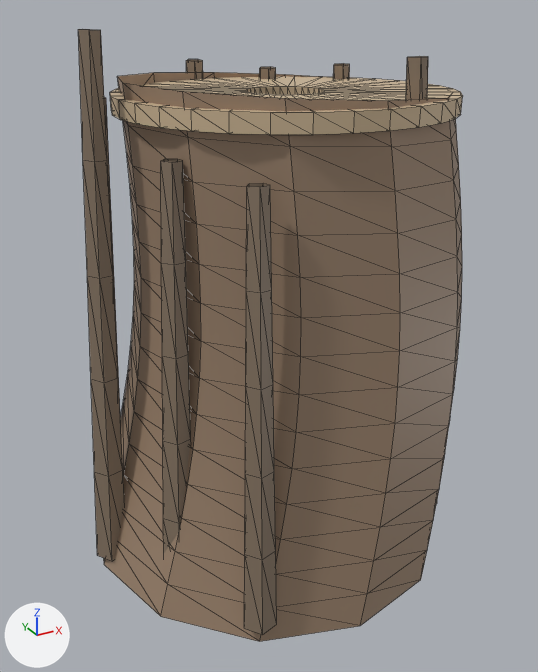
Renders of the glTF model game/models/environment/taiga_stump.glb from each side of a commit.
Camera for both pictures: a 50 mm camera at (-0.744, -1.374, 1.189) aimed at (0.003, -0.017, 0.51). The lights are fixed; the arrows at lower left show +X, +Y and +Z. The first picture is the older version. Mesh edges are drawn as thin lines.

The scene before the commit, as lines of its bpy script (objects in view):
```python
me_taiga_stump = bpy.data.meshes.new('taiga_stump')
me_taiga_stump.from_pydata(...)  # 668 vertices, 1192 faces; spans x -0.433..0.465, y -0.42..0.43, z -0.02..1.157
me_taiga_stump.materials.append(mat_defaultmaterial)
ob_taiga_stump = bpy.data.objects.new('taiga_stump', me_taiga_stump)
ob_taiga_stump.location = (0.0, 0.0, 0.0)
```
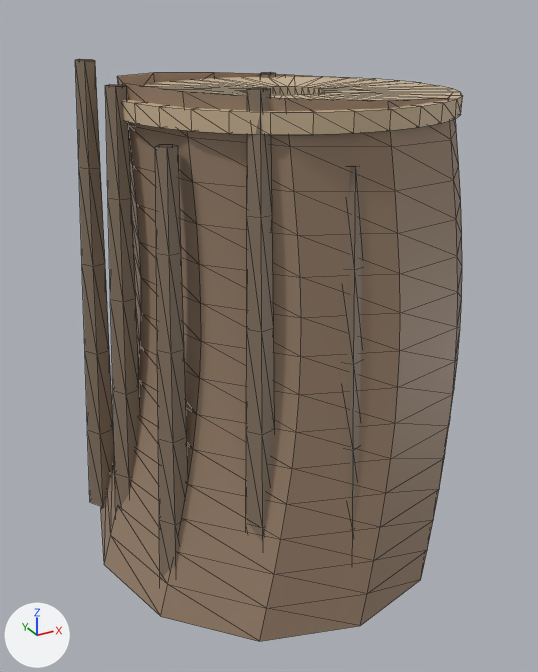
Changed parts and their boxes [x1, y1, x2, y2] in the pictures (538 x 672 px; the box of a moved part takes in the faces that stretch with it):
'taiga_stump', reshaped
    before: [78, 29, 463, 642]
    after: [75, 59, 463, 642]
part 1 of me_taiga_stump, moved or reshaped (not visible afterwards)
    before: [334, 63, 350, 79]
part 2 of me_taiga_stump, moved or reshaped (mostly hidden)
    before: [260, 67, 276, 79]
    after: [260, 72, 276, 78]
part 3 of me_taiga_stump, moved or reshaped (not visible afterwards)
    before: [186, 59, 203, 79]
part 4 of me_taiga_stump, moved or reshaped (mostly hidden before)
    before: [104, 97, 121, 422]
    after: [75, 59, 114, 507]
part 5 of me_taiga_stump, moved or reshaped
    before: [78, 29, 124, 561]
    after: [105, 84, 140, 513]
part 6 of me_taiga_stump, moved or reshaped
    before: [161, 159, 191, 553]
    after: [155, 145, 188, 581]
part 7 of me_taiga_stump, moved or reshaped
    before: [244, 183, 277, 635]
    after: [246, 88, 275, 543]
part 8 of me_taiga_stump, moved or reshaped (not visible before)
    after: [345, 166, 361, 539]
part 9 of me_taiga_stump, moved or reshaped (not visible afterwards)
    before: [406, 56, 428, 100]

The edits, one by one:
me_taiga_stump is used by ob_taiga_stump; location (0.0, 0.0, 0.0).
me_taiga_stump had 668 vertices, 1192 faces and spanned x -0.433..0.465, y -0.42..0.43, z -0.02..1.157.
me_taiga_stump now has 668 vertices, 1192 faces and spans x -0.42..0.465, y -0.42..0.42, z -0.02..1.098.
me_taiga_stump part 1: the loose piece of 30 vertices spanning x 0.28..0.377, y 0.154..0.235, z 0.048..1.071 is scaled about its middle by (0.987, 0.994, 0.962), then moved by (-0.01, -0.006, -0.02).
me_taiga_stump part 2: the loose piece of 30 vertices spanning x 0.13..0.203, y 0.241..0.335, z 0.048..1.063 is multiplied about its middle by the matrix ((0.985, 0.0, -0.004), (0.0, 0.985, -0.006), (0.004, 0.006, 0.985)), then moved by (0.022, 0.038, -0.008).
me_taiga_stump part 3: the loose piece of 30 vertices spanning x -0.035..0.028, y 0.322..0.43, z 0.048..1.08 is multiplied about its middle by the matrix ((1.0, 0.0, 0.0), (0.0, 0.999, 0.004), (0.0, 0.019, 0.81)), then moved by (0.0, -0.025, -0.098).
me_taiga_stump part 4: the loose piece of 30 vertices spanning x -0.374..-0.275, y 0.149..0.229, z 0.048..1.027 is multiplied about its middle by the matrix ((1.0, 0.0, 0.002), (0.0, 1.0, -0.001), (0.005, -0.003, 1.072)), then moved by (-0.015, 0.009, 0.035).
me_taiga_stump part 5: the loose piece of 30 vertices spanning x -0.433..-0.326, y -0.033..0.033, z 0.049..1.157 is multiplied about its middle by the matrix ((1.0, 0.0, -0.006), (0.0, 1.0, 0.0), (-0.003, 0.0, 0.916)), then moved by (0.042, 0.0, -0.047).
me_taiga_stump part 6: the loose piece of 30 vertices spanning x -0.341..-0.247, y -0.21..-0.133, z 0.048..0.95 is scaled about its middle by (1.01, 1.01, 1.03), then moved by (-0.011, -0.006, 0.013).
me_taiga_stump part 7: the loose piece of 30 vertices spanning x -0.24..-0.16, y -0.388..-0.286, z 0.048..0.928 is multiplied about its middle by the matrix ((1.0, 0.001, -0.005), (0.0, 1.0, -0.008), (0.014, 0.024, 1.163)), then moved by (0.028, 0.049, 0.072).
me_taiga_stump part 8: the loose piece of 30 vertices spanning x -0.035..0.028, y -0.383..-0.282, z 0.048..0.943 is multiplied about its middle by the matrix ((1.0, 0.0, 0.0), (0.0, 1.0, 0.003), (0.0, -0.002, 1.004)), then moved by (0.0, -0.017, 0.002).
me_taiga_stump part 9: the loose piece of 30 vertices spanning x 0.138..0.212, y -0.352..-0.255, z 0.048..1.113 is scaled about its middle by (1, 1, 0.929), then moved by (0.002, -0.004, -0.038).
Other edits to the shape of me_taiga_stump do not show in these pictures.
